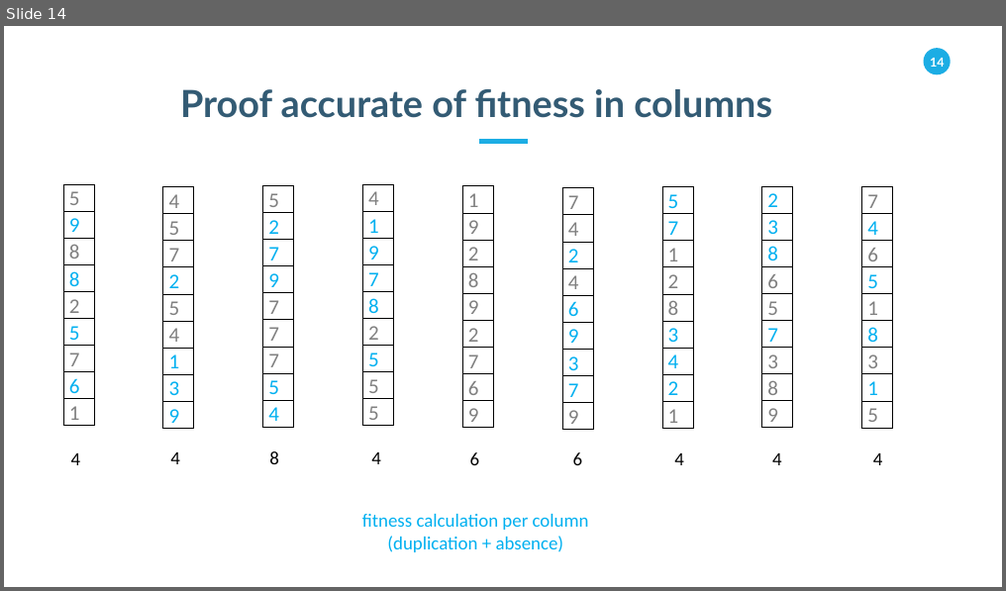
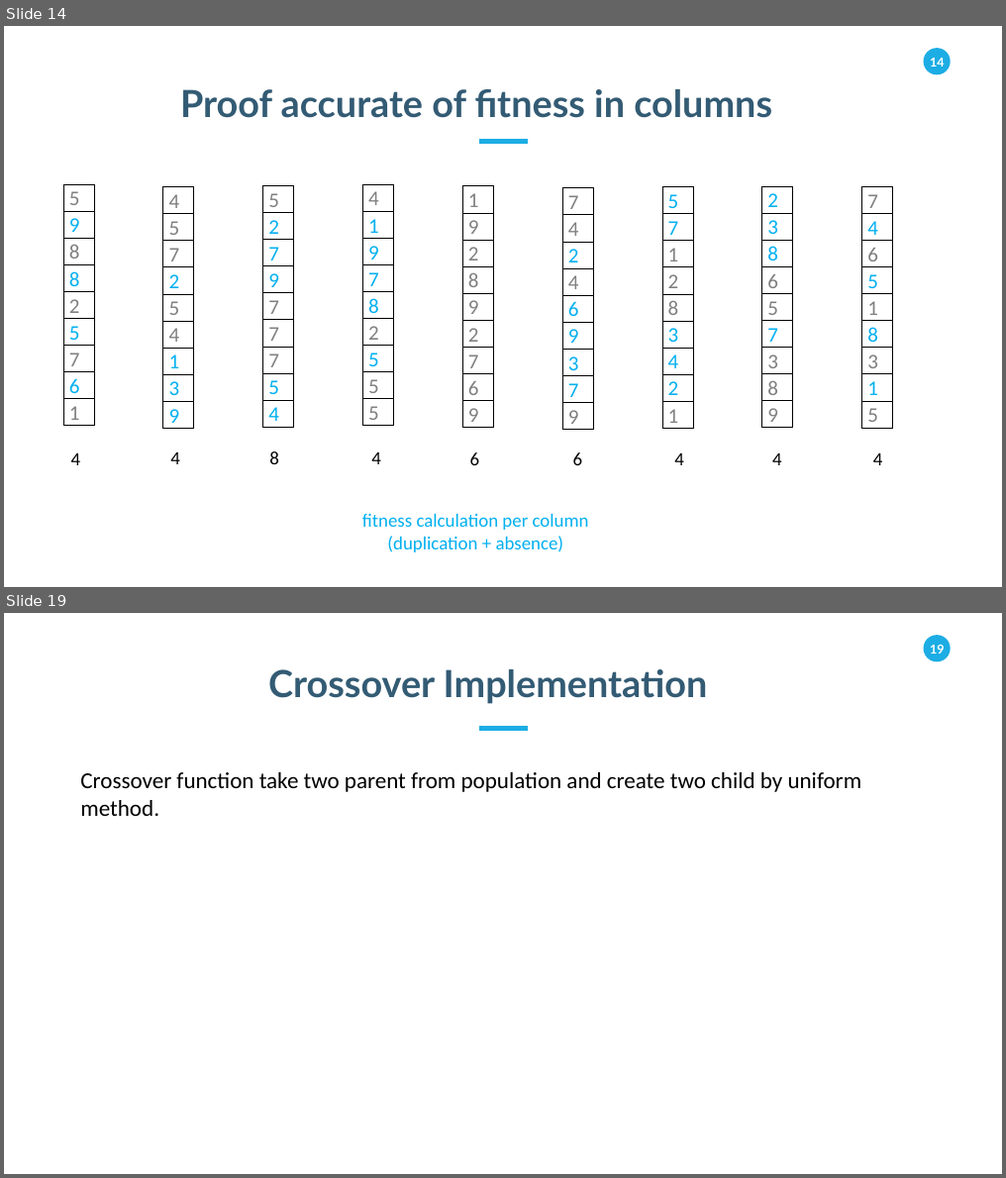
Before and after one commit to salehafzoon/sudoku-solver-with-ga, a slide deck: presentation.pptx. Shown one above the other, each under a label of ours: slide 14 before the commit, slides 14 and 19 after it; the slides between them are not shown. The pictures are 1006x591 and 1006x1178 pixels, drawn with LibreOffice and Linux fonts; fonts in the diff are those of the drawing. Boxes give left, top, right and bottom in pixels: in the first picture for what was removed or moved away, otherwise in the second. Text is boxed around its words. In the diff, an @@ line names an element or a change of style, - is before the commit and + after.

```diff
--- a/presentation.pptx
+++ b/presentation.pptx
@@ slide 19 added at [4,613,1002,1174], background #FFFFFF; not listed: 2 template elements that a slide beside it also shows @@
@@ text added at [268,669,708,704], 36 pt, text #335B74, bold @@
+Crossover Implementation
@@ line added from (479, 728) to (528, 728), #1CADE4 4.5 pt @@
@@ text added at [80,772,862,816], 22 pt, text #000000 @@
+Crossover function take two parent from population and create two child by uniform method.
```
Also in this commit, not shown: 7 other slides added, 6 other files.
